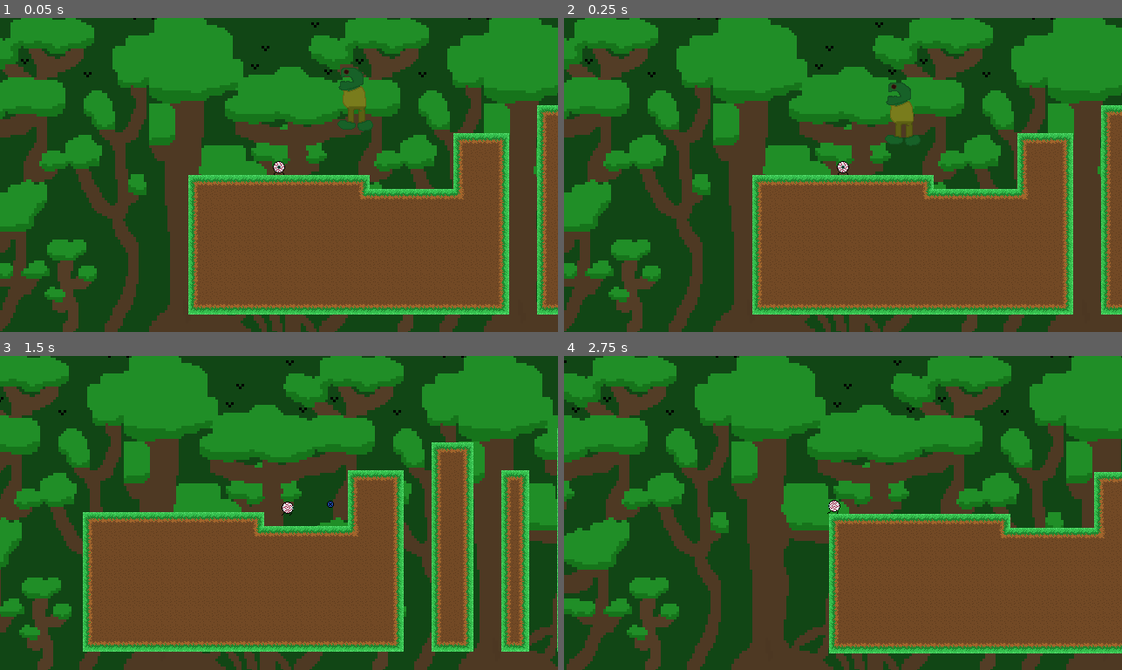
Above: before the commit, frames 1-4 (two rows, left to right).
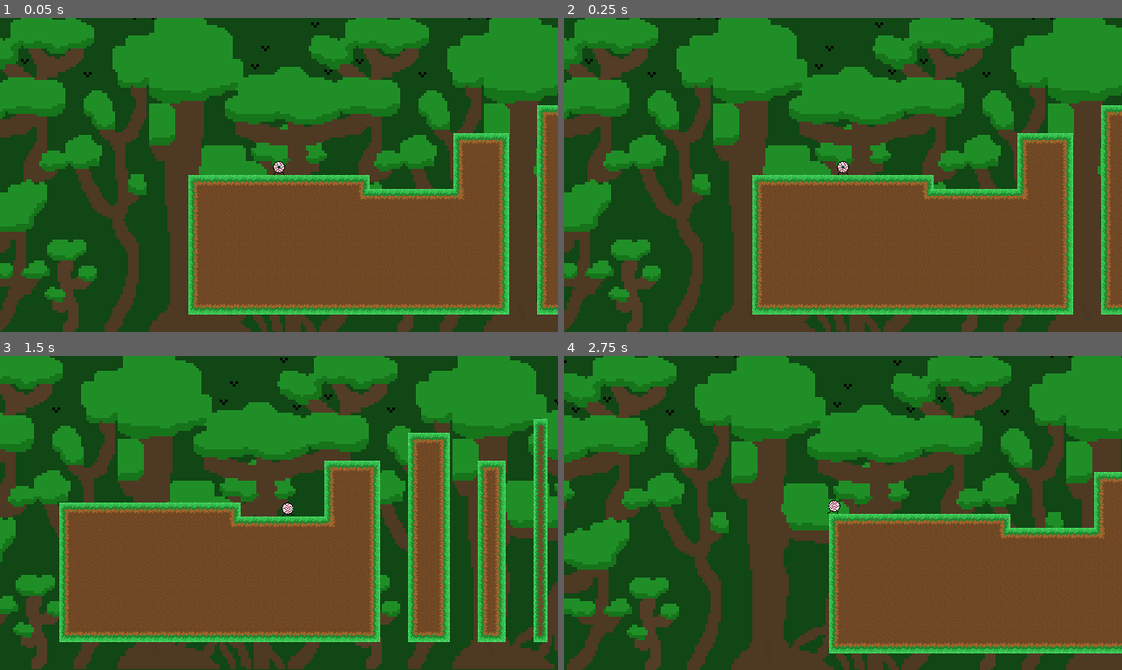
Above: after the commit, the same moments.

Repository: epimetheusgames/EyeSore
Game: Godot game, scene res://World.tscn
Two runs of this game, one before a commit and one after it. Both use one fixed random seed, a clock stepped at 60 frames per second and the inputs below. The engine's default icon, where the game draws it, is replaced by a stand-in: a white triangle on a blue panel in a dark square.
Inputs (mouse positions are in pixels of both pictures, inside the frame that each line leads up to):
- Up to frame 1 (0.05 s): no input
- Up to frame 2 (0.25 s): no input
- Up to frame 3 (1.5 s): move the mouse to (401, 497) at 0.52 s; hold D (movement_right) from 0.53 s (still down); click (401, 497) at 0.6 s; tap Space (movement_jump) at 0.77 s; move the mouse to (167, 528) at 1.27 s; right-click (167, 528) at 1.35 s
- Up to frame 4 (2.75 s): tap Space (movement_jump) at 1.52 s; move the mouse to (898, 443) at 2.02 s; release D (movement_right) at 2.03 s; hold A (movement_left) from 2.03 s (still down); tap Alt (self_destruct) at 2.1 s

The runs differ from the first frame. In frame 1, 0.7% of the frame differs, in the area x 60-67%, y 15-37%; in frame 2, 0.7%; in frame 3, 39%, in the area x 0-100%, y 0-100%; in frame 4, nothing differs.

Commit message:
sorry, needed to fix the world.tscn file

Diff:
--- a/OGPC_Project_Native_Directory/World.tscn
+++ b/OGPC_Project_Native_Directory/World.tscn
@@ -4,7 +4,7 @@
 [ext_resource path="res://OGPC_Project_Tileset.png" type="Texture" id=2]
 [ext_resource path="res://Player.tscn" type="PackedScene" id=3]
 [ext_resource path="res://OGPC_Project_WIP_Jungle_Background.png" type="Texture" id=4]
-[ext_resource path="res://Enemy1.tscn" type="PackedScene" id=5]
+[ext_resource path="res://InfiniteHealthBoss.tscn" type="PackedScene" id=5]
 
 [sub_resource type="ConvexPolygonShape2D" id=1]
 points = PoolVector2Array( 0, 0, 16, 0, 16, 16, 0, 16 )
@@ -236,5 +236,4 @@
 region_enabled = true
 region_rect = Rect2( 0, 0, 512, 512 )
 
-[node name="Enemy1Body2" parent="." instance=ExtResource( 5 )]
-position = Vector2( 173, 215 )
+[node name="InfiniteHealthBoss" parent="." instance=ExtResource( 5 )]
